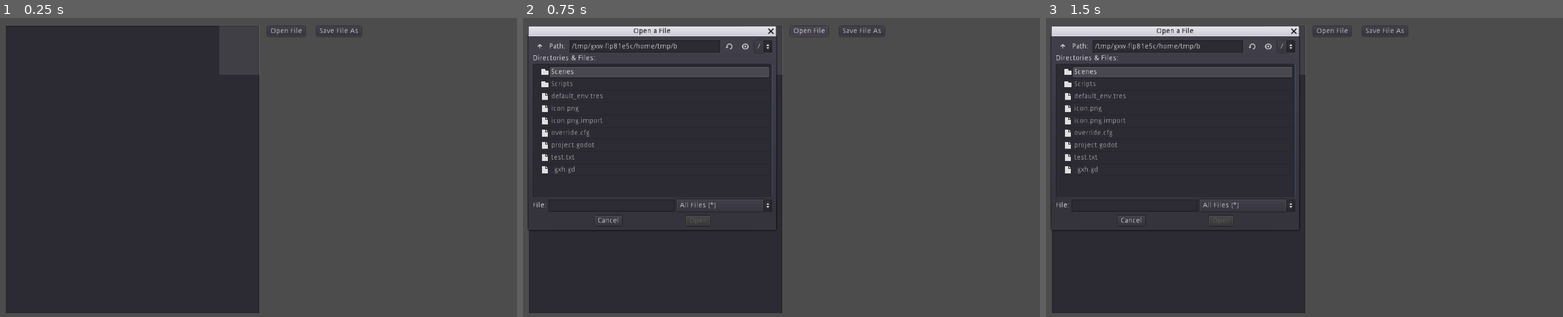
Above: before the commit, frames 1-3 (left to right).
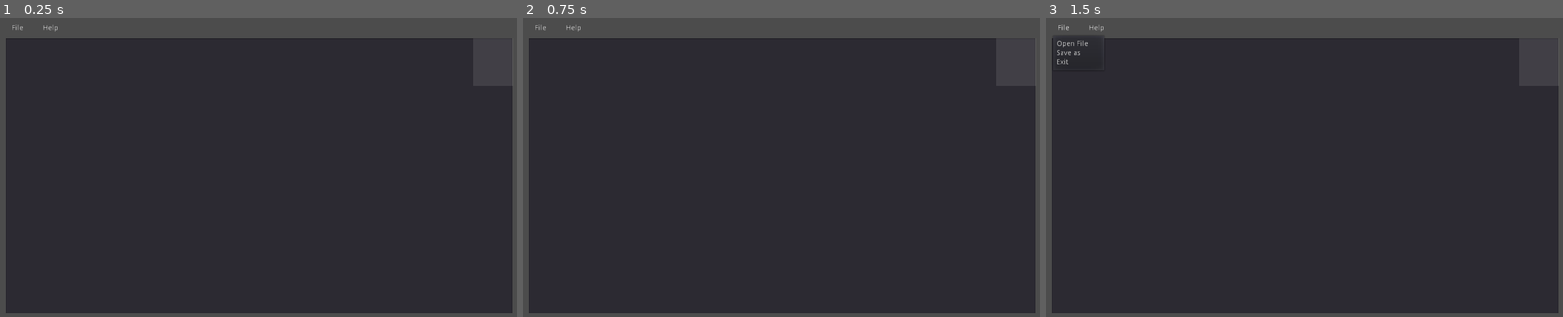
Above: after the commit, the same moments.

Repository: Tyler-Osborne/GodotPad
Game: Godot game, scene res://Scenes/TextEditor.tscn
Same seed, same stepped clock (60 frames per second), same inputs: the game is played once before the commit and once after it. Before the commit the project starts from res://Scenes/Main.tscn.
Inputs (mouse positions are in pixels of both pictures, inside the frame that each line leads up to):
- Up to frame 1 (0.25 s): no input
- Up to frame 2 (0.75 s): click (807, 29) at 0.5 s, where only the run before the commit has a clickable "Open File"
- Up to frame 3 (1.5 s): click (1061, 26) at 1.25 s, where only the run after the commit has a clickable "File"

The runs differ from the first frame. In frame 1, 46% of the frame differs, in the area x 1-100%, y 2-99%; in frame 2, 48%; in frame 3, 49%, in the area x 0-100%, y 2-99%.

Commit message:
Added Most of the functionality. Only a few things missing now (Most prominently a finished help menu)

Diff:
--- a/Scenes/Main.tscn
+++ b/Scenes/TextEditor.tscn
@@ -1,41 +1,33 @@
 [gd_scene load_steps=2 format=2]
 
-[ext_resource path="res://Scripts/Main.gd" type="Script" id=1]
+[ext_resource path="res://Scripts/TextEditor.gd" type="Script" id=1]
 
 [node name="Main" type="Control"]
 anchor_right = 1.0
 anchor_bottom = 1.0
 script = ExtResource( 1 )
+__meta__ = {
+"_edit_use_anchors_": false
+}
 
 [node name="TextEdit" type="TextEdit" parent="."]
 margin_left = 16.0
-margin_top = 16.0
-margin_right = 512.0
+margin_top = 40.0
+margin_right = 1008.0
 margin_bottom = 580.0
 smooth_scrolling = true
 wrap_enabled = true
 minimap_draw = true
-
-[node name="OpenButton" type="Button" parent="."]
-margin_left = 528.0
-margin_top = 16.0
-margin_right = 540.0
-margin_bottom = 36.0
-text = "Open File"
-
-[node name="SaveButton" type="Button" parent="."]
-margin_left = 624.0
-margin_top = 16.0
-margin_right = 698.0
-margin_bottom = 36.0
-text = "Save File As"
+__meta__ = {
+"_edit_use_anchors_": false
+}
 
 [node name="OpenFileDialog" type="FileDialog" parent="."]
 margin_left = 16.0
 margin_top = 36.0
 margin_right = 500.0
 margin_bottom = 416.0
-window_title = "Open File"
+window_title = "Open a File"
 resizable = true
 mode = 0
 access = 2
@@ -53,7 +45,35 @@
 current_dir = "/OneDrive/Documents/Projects/Godot/Godot Edit"
 current_path = "/OneDrive/Documents/Projects/Godot/Godot Edit/"
 
-[connection signal="pressed" from="OpenButton" to="." method="_on_OpenButton_pressed"]
-[connection signal="pressed" from="SaveButton" to="." method="_on_SaveButton_pressed"]
+[node name="MenuButtonFile" type="MenuButton" parent="."]
+margin_left = 16.0
+margin_top = 8.0
+margin_right = 64.0
+margin_bottom = 32.0
+text = "File"
+switch_on_hover = true
+__meta__ = {
+"_edit_use_anchors_": false
+}
+
+[node name="MenuButtonHelp" type="MenuButton" parent="."]
+margin_left = 80.0
+margin_top = 8.0
+margin_right = 128.0
+margin_bottom = 32.0
+focus_mode = 2
+text = "Help"
+switch_on_hover = true
+__meta__ = {
+"_edit_use_anchors_": false
+}
+
+[node name="WindowDialog" type="WindowDialog" parent="."]
+visible = true
+margin_left = 256.0
+margin_top = 152.0
+margin_right = 768.0
+margin_bottom = 448.0
+
 [connection signal="file_selected" from="OpenFileDialog" to="." method="_on_OpenFileDialog_file_selected"]
 [connection signal="file_selected" from="SaveFileDialog" to="." method="_on_SaveFileDialog_file_selected"]
--- a/Scripts/Main.gd
+++ /dev/null
@@ -1,18 +0,0 @@
-extends Control
-
-func _on_OpenButton_pressed() -> void:
-	$OpenFileDialog.popup()
-
-func _on_OpenFileDialog_file_selected(path):
-	# print(path)
-	var file : File = File.new()
-	file.open(path, File.READ)
-	$TextEdit.text = file.get_as_text()
-
-func _on_SaveButton_pressed() -> void:
-	$SaveFileDialog.popup()
-
-func _on_SaveFileDialog_file_selected(path):
-	var file : File = File.new()
-	file.open(path, File.WRITE_READ)
-	file.store_string($TextEdit.text)
--- /dev/null
+++ b/Scripts/TextEditor.gd
@@ -0,0 +1,57 @@
+extends Control
+
+func _ready():
+	$MenuButtonFile.get_popup().add_item("Open File")
+	$MenuButtonFile.get_popup().add_item("Save as")
+	$MenuButtonFile.get_popup().add_item("Exit")
+	$MenuButtonFile.get_popup().connect("id_pressed", self, "_on_MenuButtonFile_pressed")
+
+	$MenuButtonHelp.get_popup().add_item("Help")
+	$MenuButtonHelp.get_popup().add_item("About")
+	$MenuButtonFile.get_popup().connect("id_pressed", self, "_on_MenuButtonHelp_pressed")
+
+func _on_OpenFileDialog_file_selected(path):
+	# print(path)
+	var file : File = File.new()
+	file.open(path, File.READ)
+	$TextEdit.text = file.get_as_text()
+	file.close()
+
+func _on_SaveFileDialog_file_selected(path):
+	var file : File = File.new()
+	file.open(path, File.WRITE_READ)
+	file.store_string($TextEdit.text)
+	file.close()
+
+func _on_ExitButton_Pressed():
+	get_tree().quit()
+
+func _on_MenuButtonFile_pressed(id):
+	var item_name : String = $MenuButtonFile.get_popup().get_item_text(id)
+	match item_name:
+		"Open File":
+			$OpenFileDialog.popup()
+		"Save as":
+			$SaveFileDialog.popup()
+		"Exit":
+			_on_ExitButton_Pressed()
+		_:
+			# print(item_name)
+			pass
+
+func _on_Help_pressed():
+	pass
+
+func _on_About_pressed():
+	pass
+
+func _on_MenuButtonHelp_pressed(id):
+	var item_name : String = $MenuButtonFile.get_popup().get_item_text(id)
+	match item_name:
+		"Help":
+			_on_Help_pressed()
+		"About":
+			_on_About_pressed()
+		_:
+			# print(item_name)
+			pass
--- a/project.godot
+++ b/project.godot
@@ -11,7 +11,7 @@
 [application]
 
 config/name="Godot Edit"
-run/main_scene="res://Scenes/Main.tscn"
+run/main_scene="res://Scenes/TextEditor.tscn"
 run/low_processor_mode=true
 config/icon="res://icon.png"
 
Not shown, changed: test.txt
